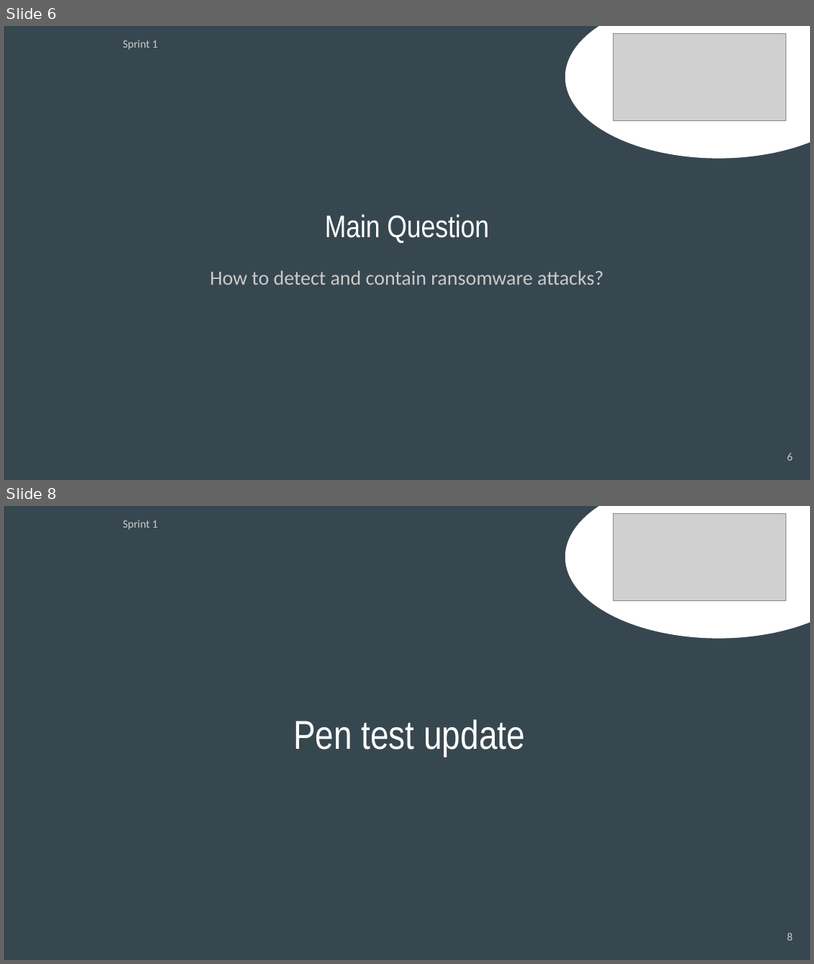
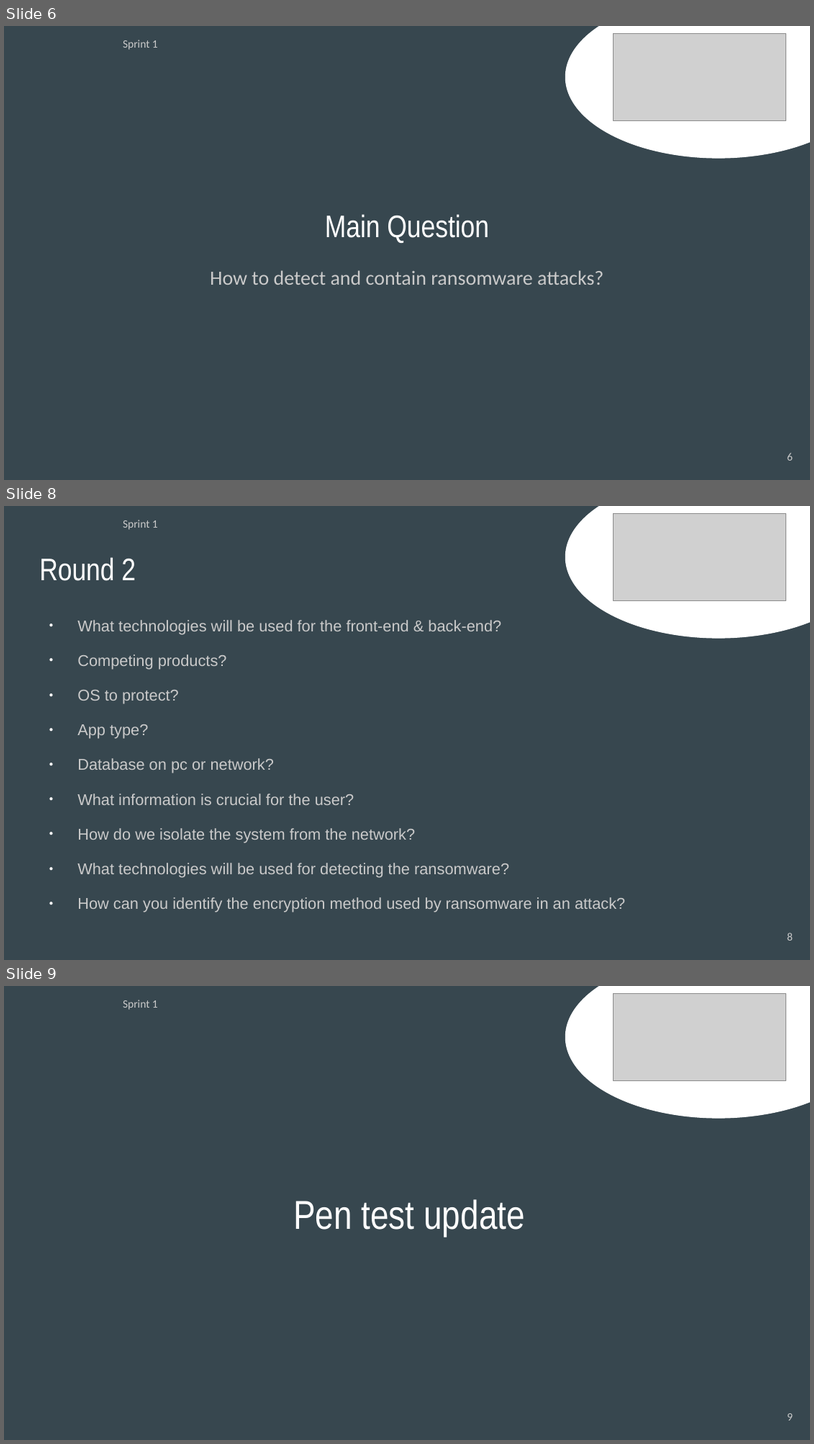
Before and after one commit to N4fta/threat-shield, a slide deck: Documentation/Presentations/Presentation 08.04.2025.odp. Shown one above the other, each under a label of ours: slides 6 and 8 before the commit, slides 6, 8 and 9 after it; the slides between them are not shown. The pictures are 814x964 and 814x1444 pixels, drawn with LibreOffice and Linux fonts; fonts in the diff are those of the drawing; grey boxes stand for pictures. Boxes give left, top, right and bottom in pixels: in the first picture for what was removed or moved away, otherwise in the second. Text is boxed around its words. In the diff, an @@ line names an element or a change of style, - is before the commit and + after.

Commit message:
Presentation Sprint 1

```diff
--- a/Documentation/Presentations/Presentation 08.04.2025.odp
+++ b/Documentation/Presentations/Presentation 08.04.2025.odp
@@ slide 8 added at box(4, 506, 810, 960), background #37474F @@
@@ text added at box(123, 520, 158, 530), 10 pt, text #CACACA @@
+Sprint 1
@@ ellipse added at box(566, 506, 810, 638), fill #FFFFFF, outline #FFFFFF 0.74 pt @@
@@ picture added at box(614, 513, 787, 600) @@
@@ title added at box(39, 557, 136, 581), 27.8 pt, text #FFFFFF @@
+Round 2
@@ text added at box(77, 620, 625, 912), 14 pt, text #CACACA @@
+● What technologies will be used for the front-end & back-end?
+● Competing products?
+● OS to protect?
+● App type?
+● Database on pc or network?
+● What information is crucial for the user?
+● How do we isolate the system from the network?
+● What technologies will be used for detecting the ransomware?
+● How can you identify the encryption method used by ransomware in an attack?
@@ page number added at box(787, 932, 793, 940), 10 pt, text #CACACA @@
+8
@@ what was slide 8 is now slide 9 @@
@@ page number at box(787, 1413, 793, 1420): text changed @@
-8
+9
```
Also in this commit, not shown: 1 slide changed, 2 other slides added, 1 slide removed.
